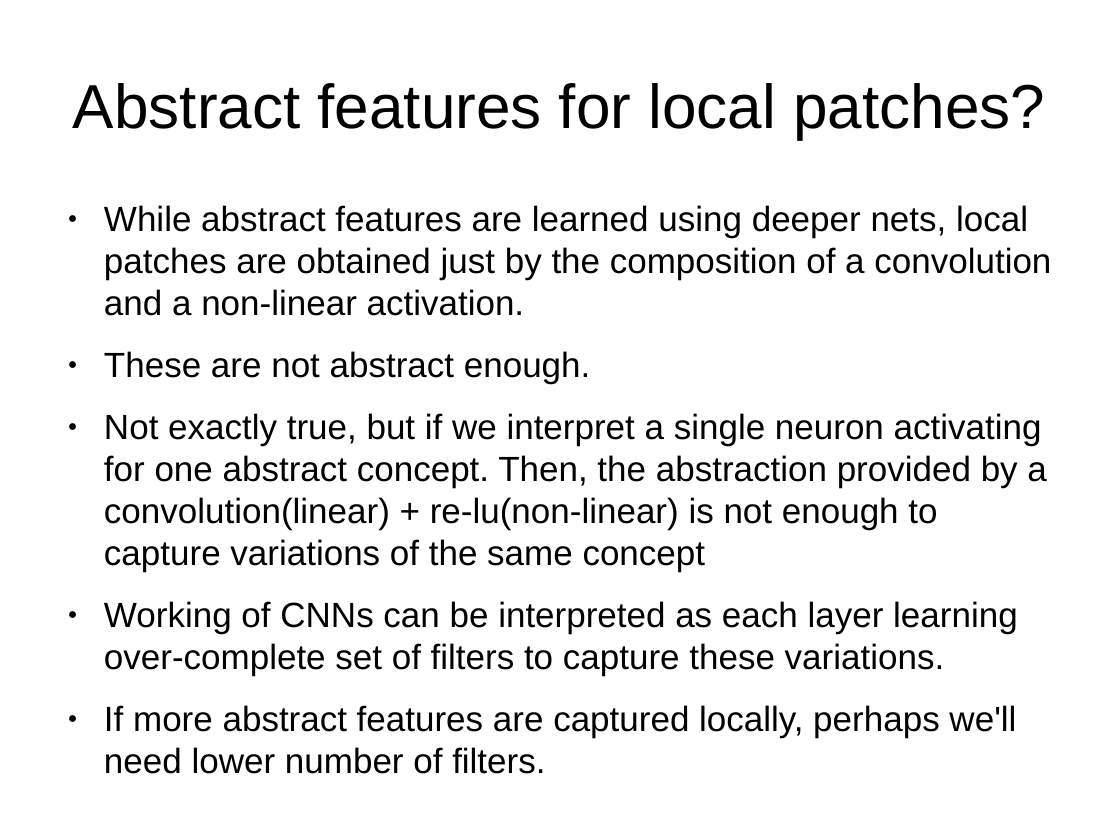
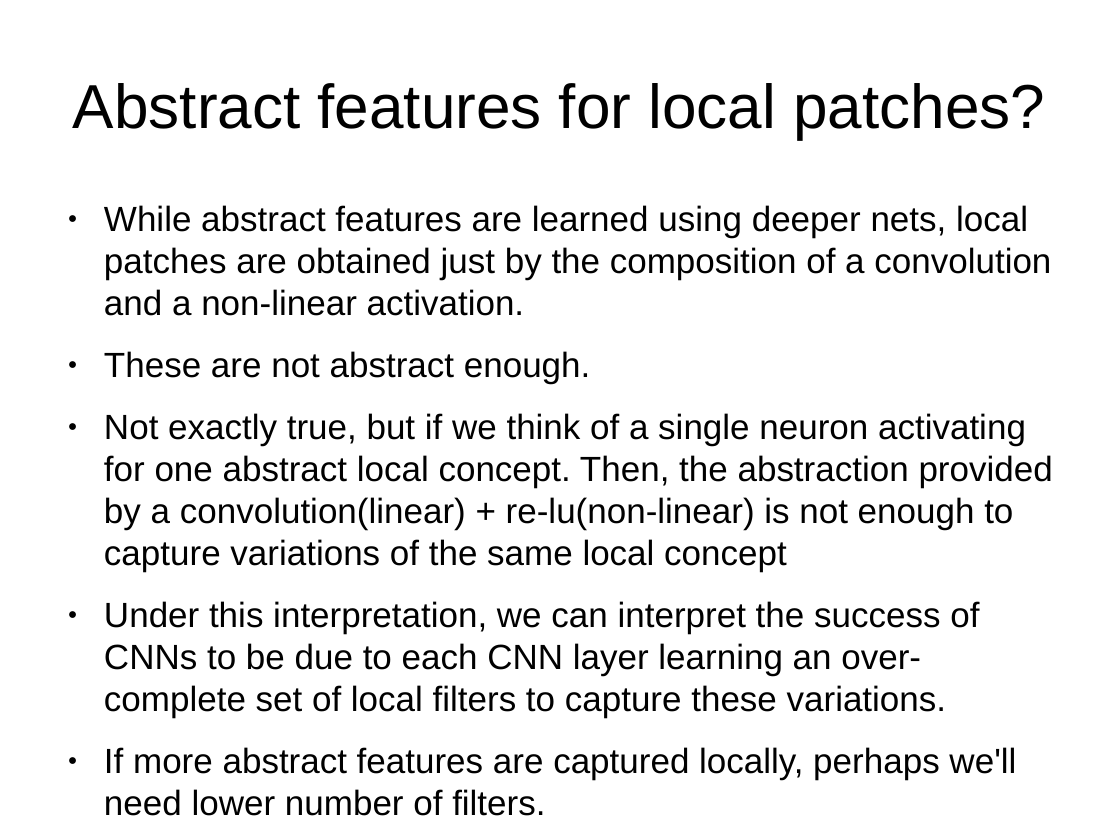
Before and after one commit to indivisibleatom/lectureNotes, a slide deck: slide 6 of sources/Szegedy_Going_Deeper.odp (slide 7 before the commit). Drawn at 1120x840 pixels with LibreOffice and Linux fonts; fonts in the diff are those of the drawing. Boxes give left, top, right and bottom in pixels: in the first picture for what was removed or moved away, otherwise in the second. Text is boxed around its words. In the diff, an @@ line names an element or a change of style, - is before the commit and + after.

```diff
--- a/sources/Szegedy_Going_Deeper.odp
+++ b/sources/Szegedy_Going_Deeper.odp
@@ text at (104,413,1053,718): text changed @@
-● Not exactly true, but if we interpret a single neuron activating for one abstract concept. Then, the abstraction provided by a convolution(linear) + re-lu(non-linear) is not enough to capture variations of the same concept
-● Working of CNNs can be interpreted as each layer learning over-complete set of filters to capture these variations.
+● Not exactly true, but if we think of a single neuron activating for one abstract local concept. Then, the abstraction provided by a convolution(linear) + re-lu(non-linear) is not enough to capture variations of the same local concept
+● Under this interpretation, we can interpret the success of CNNs to be due to each CNN layer learning an over-complete set of local filters to capture these variations.
```
Also in this commit, not shown: 3 other slides changed, 1 slide removed, 1 other file.
